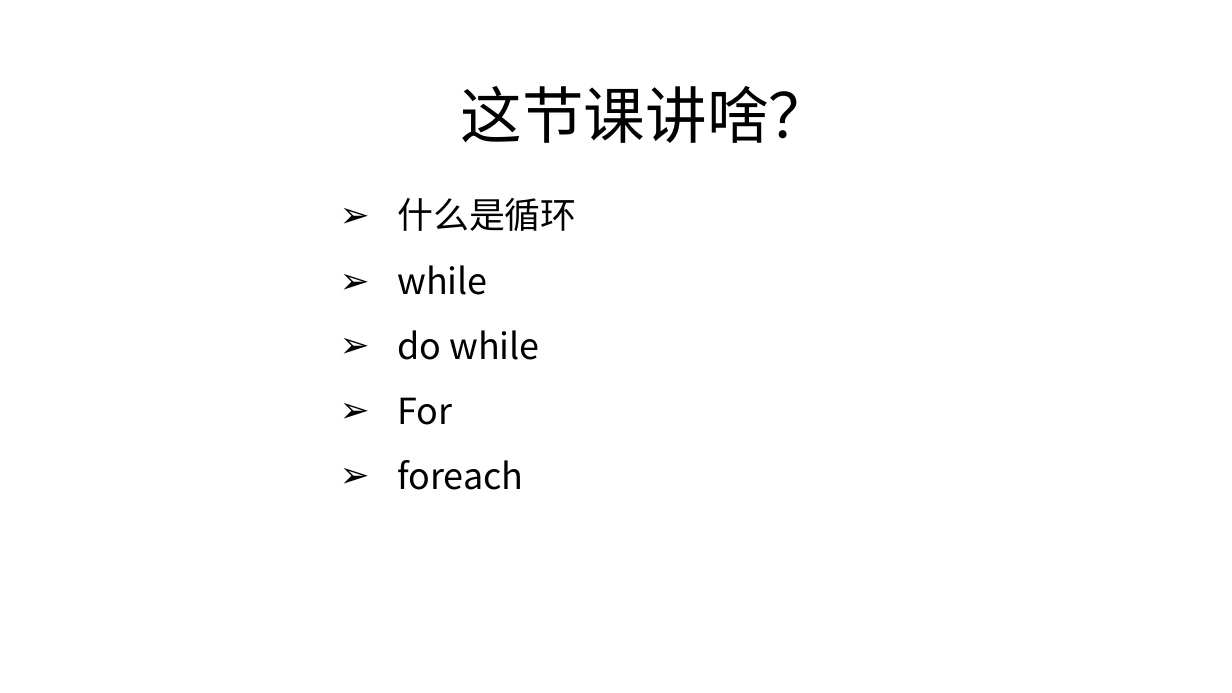
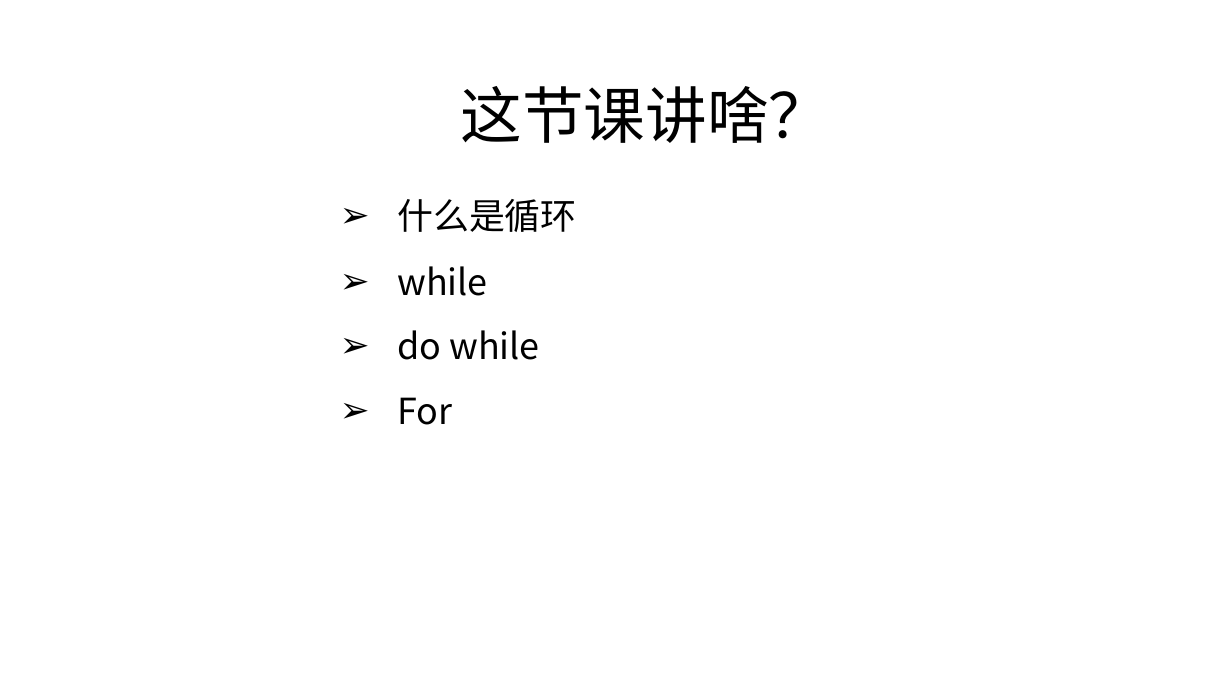
Before and after one commit to zjyesir/hmc_java_1, a slide deck: slide 2 of ppt/2.2循环.pptx. Drawn at 1232x693 pixels with LibreOffice and Linux fonts; fonts in the diff are those of the drawing; background and template pictures are left out. Boxes give left, top, right and bottom in pixels: in the first picture for what was removed or moved away, otherwise in the second. Text is boxed around its words. In the diff, an @@ line names an element or a change of style, - is before the commit and + after.

```diff
--- a/ppt/2.2循环.pptx
+++ b/ppt/2.2循环.pptx
@@ text at [397,460,523,490]: paragraph removed @@
-➢ foreach
```
Also in this commit, not shown: 6 slides added, 12 slides removed, 4 other files.
